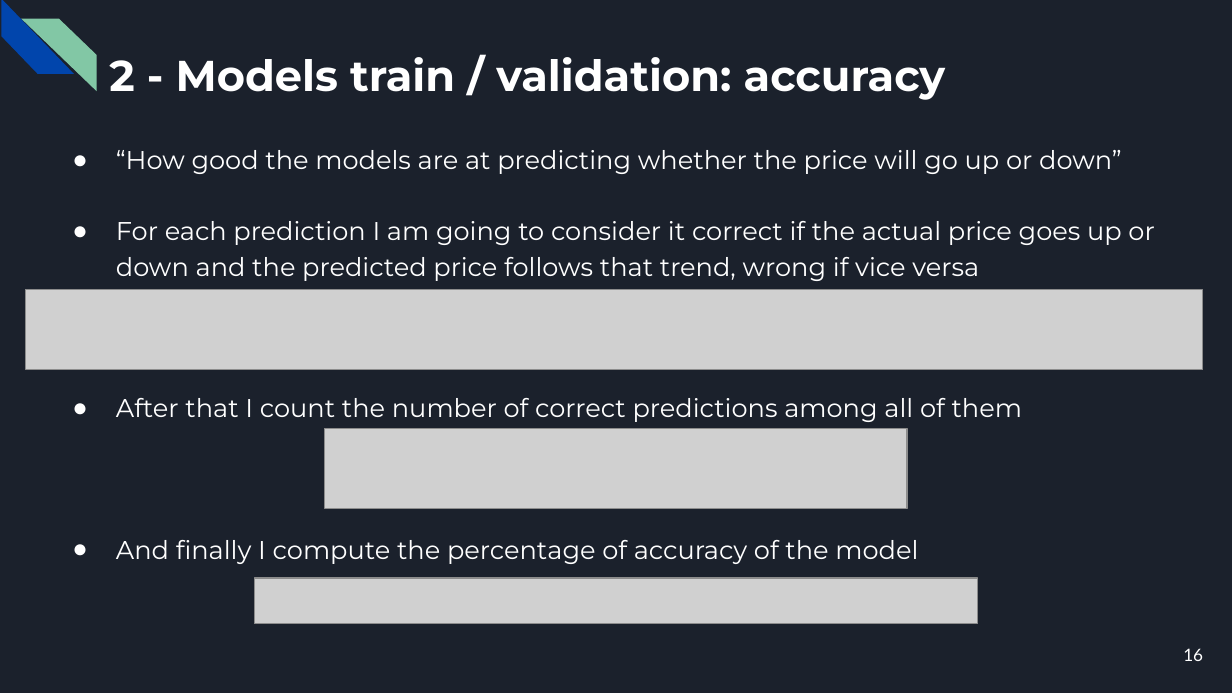
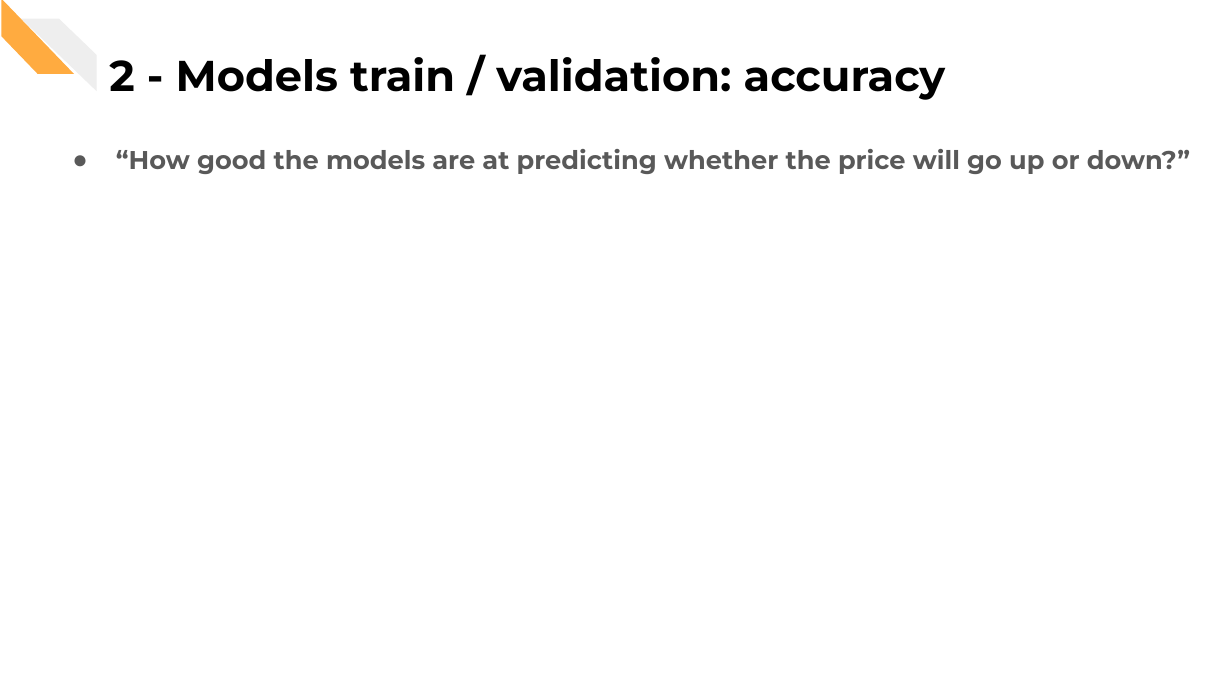
Before and after one commit to CorsiDanilo/bitcoin-price-prediction-with-pyspark, a slide deck: slide 17 of presentation/presentation.pptx (slide 16 before the commit). Drawn at 1232x693 pixels with LibreOffice and Linux fonts; fonts in the diff are those of the drawing; grey boxes stand for pictures. Boxes give left, top, right and bottom in pixels: in the first picture for what was removed or moved away, otherwise in the second. Text is boxed around its words. In the diff, an @@ line names an element or a change of style, - is before the commit and + after.

```diff
--- a/presentation/presentation.pptx
+++ b/presentation/presentation.pptx
@@ background #1B212C to #FFFFFF @@
@@ diag stripe at (0, 0, 75, 73): fill #0145AC to #FFAB40 @@
@@ diag stripe at (21, 18, 96, 91): fill #82C7A5 to #EEEEEE @@
@@ title "2 - Models train / ..." at (109, 57, 946, 100): text colour #FFFFFF to #000000 @@
@@ text at (116, 149, 1190, 174): text changed; text colour #FFFFFF to #595959; bold on @@
-● “How good the models are at predicting whether the price will go up or down”
-● For each prediction I am going to consider it correct if the actual price goes up or down and the predicted price follows that trend, wrong if vice versa
-● After that I count the number of correct predictions among all of them
-● And finally I compute the percentage of accuracy of the model
+● “How good the models are at predicting whether the price will go up or down?”
@@ picture removed at (26, 290, 1202, 370) @@
@@ picture removed at (325, 429, 908, 509) @@
@@ picture removed at (254, 578, 977, 623) @@
@@ page number removed at (1183, 648, 1203, 661) @@
-16
```
Also in this commit, not shown: 24 other slides changed, 5 slides added.
